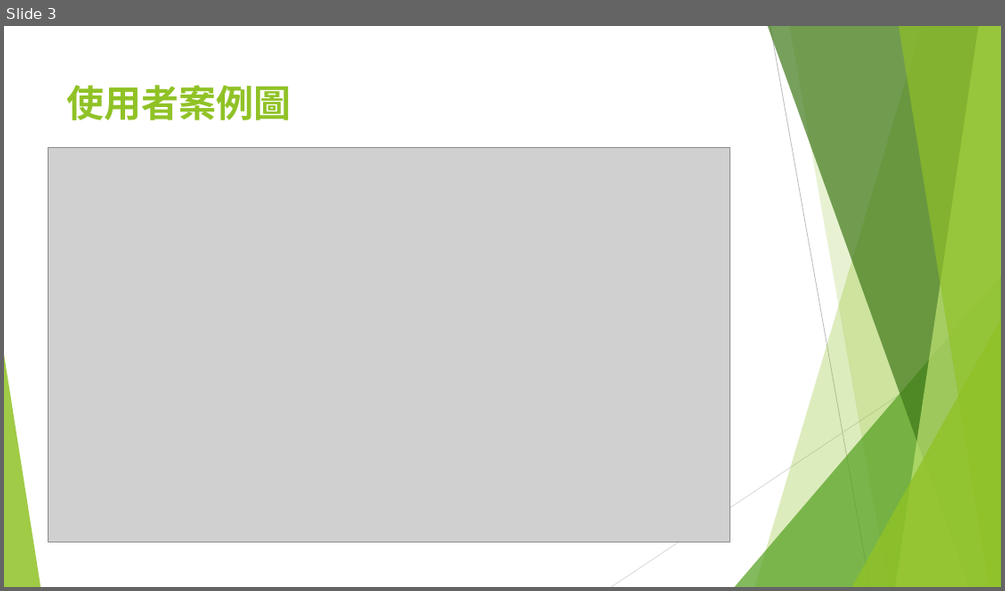
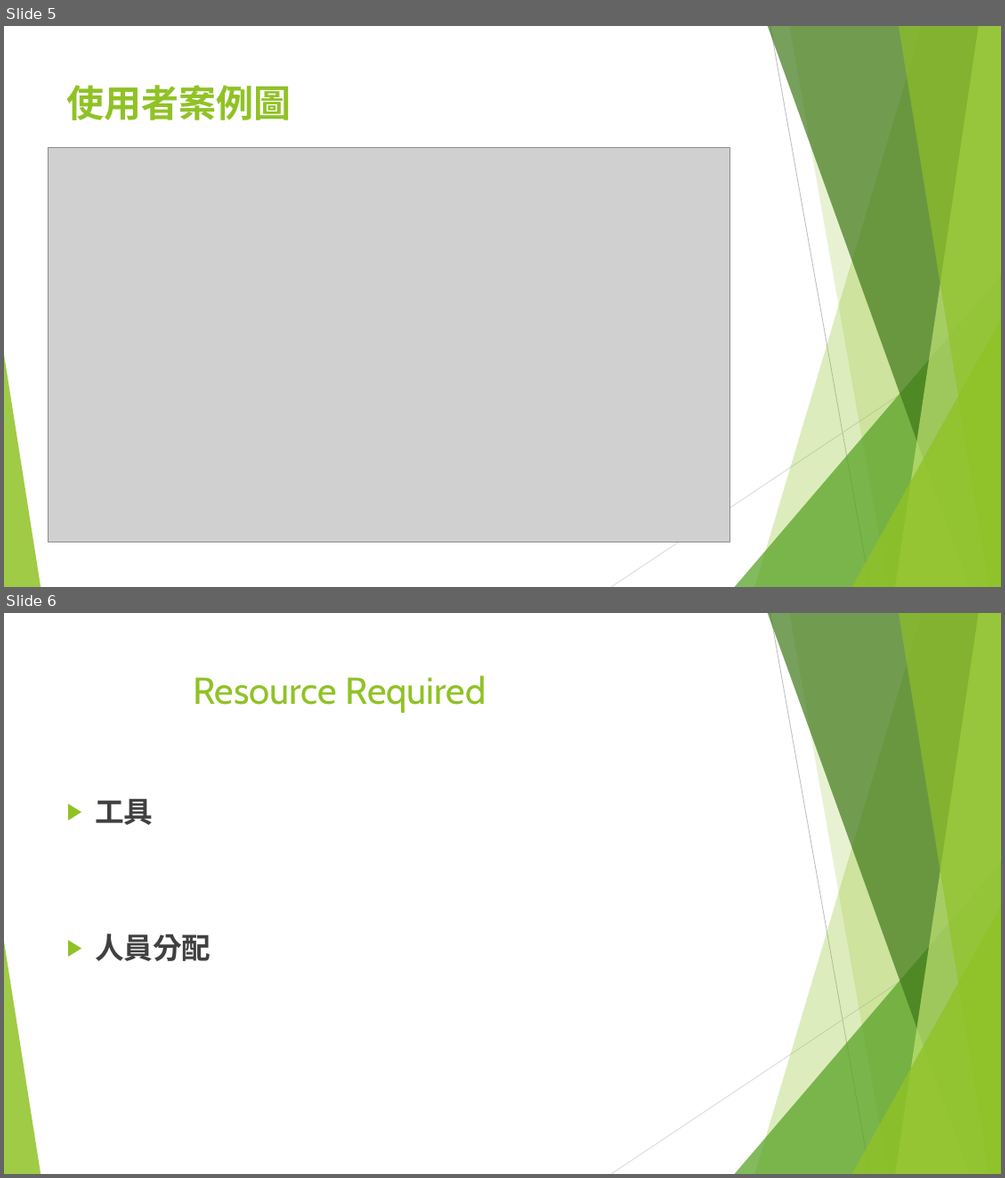
Before and after one commit to 0551102/107_SE_Team-10, a slide deck: 軟工期中.pptx. Shown one above the other, each under a label of ours: slide 3 before the commit, slides 5 and 6 after it. The pictures are 1005x591 and 1005x1178 pixels, drawn with LibreOffice and Linux fonts; fonts in the diff are those of the drawing; grey boxes stand for pictures. Boxes give left, top, right and bottom in pixels: in the first picture for what was removed or moved away, otherwise in the second. Text is boxed around its words. In the diff, an @@ line names an element or a change of style, - is before the commit and + after.

Commit message:
修改PPT

```diff
--- a/軟工期中.pptx
+++ b/軟工期中.pptx
@@ slide 6 added at box(4, 613, 1001, 1174), background #FFFFFF; not listed: 10 template elements that a slide beside it also shows @@
@@ title added at box(193, 675, 485, 713), 36 pt, text #90C226 @@
+Resource Required
@@ text added at box(95, 798, 211, 961), 28 pt, text #404040, bold @@
+▶ 工具
+▶ 人員分配
@@ what was slide 3 is now slide 5 @@
```
